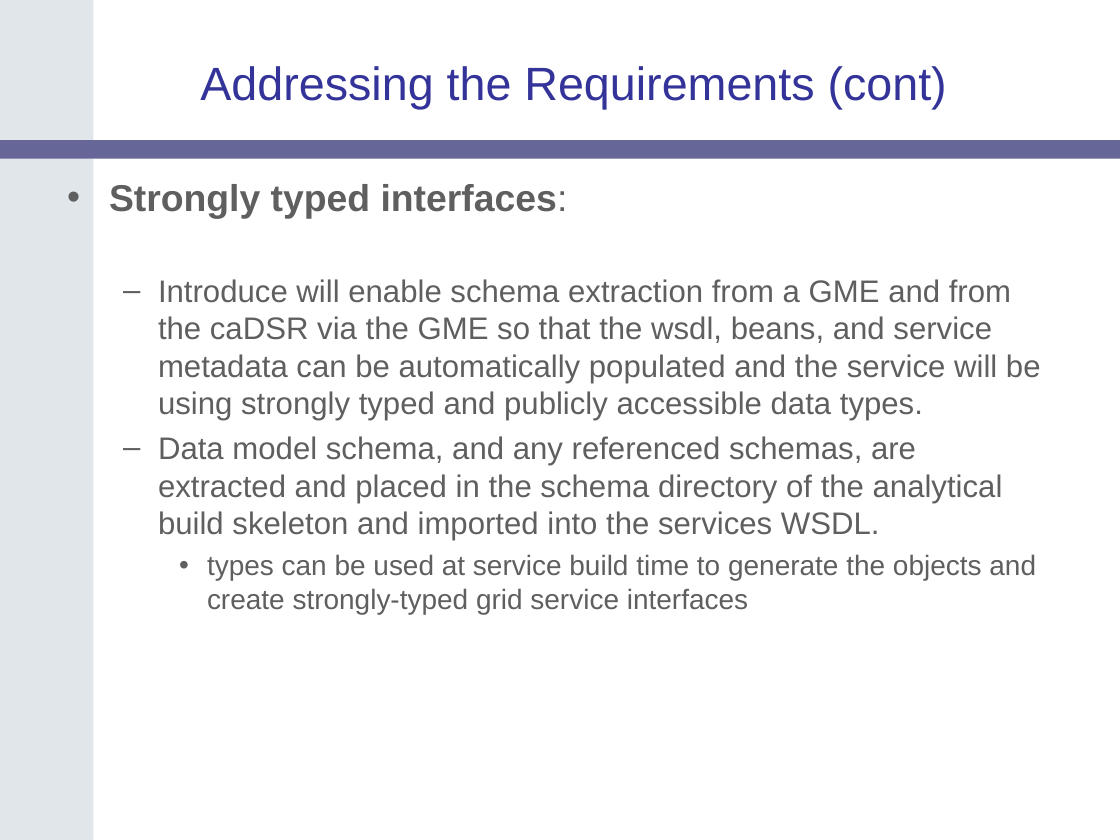
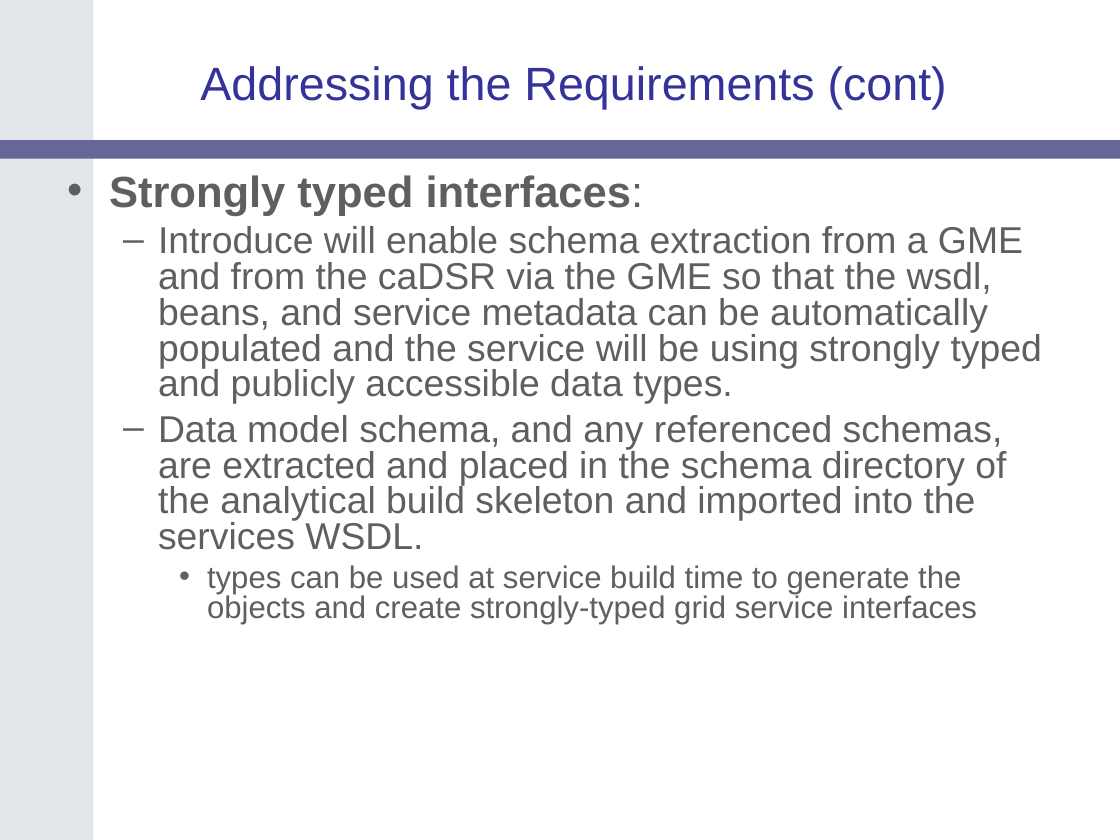
Before and after one commit to NCIP/cagrid-portal, a slide deck: slide 6 of cagrid-1-0/Documentation/presentations/200607_VCDE_ARCH/caGrid-Joint-F2F-Introduce.ppt. Drawn at 1120x840 pixels with LibreOffice and Linux fonts; fonts in the diff are those of the drawing; background and template pictures are left out. Boxes give left, top, right and bottom in pixels: in the first picture for what was removed or moved away, otherwise in the second. Text is boxed around its words. In the diff, an @@ line names an element or a change of style, - is before the commit and + after.

```diff
--- a/cagrid-1-0/Documentation/presentations/200607_VCDE_ARCH/caGrid-Joint-F2F-Introduce.ppt
+++ b/cagrid-1-0/Documentation/presentations/200607_VCDE_ARCH/caGrid-Joint-F2F-Introduce.ppt
@@ text "Strongly typed interfaces:" at (109, 175, 1042, 624): size 24 to 28 pt in "Strongly typed interfaces:"; size 20 to 24 pt in "Introduce will enable schema extraction from a ...", "Data model schema, and any referenced schemas, ..."; size 18 to 20 pt in "types can be used at service build ..."; line spacing 1 to 0.8; more space between paragraphs @@
```
Also in this commit, not shown: 1 other slide changed, 1 slide added.
